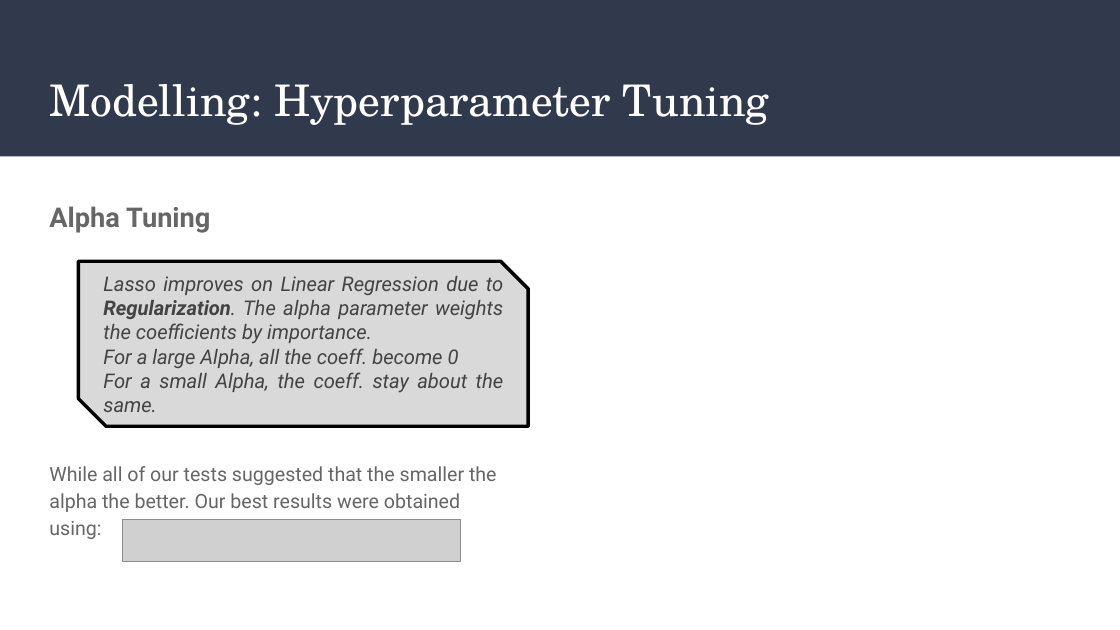
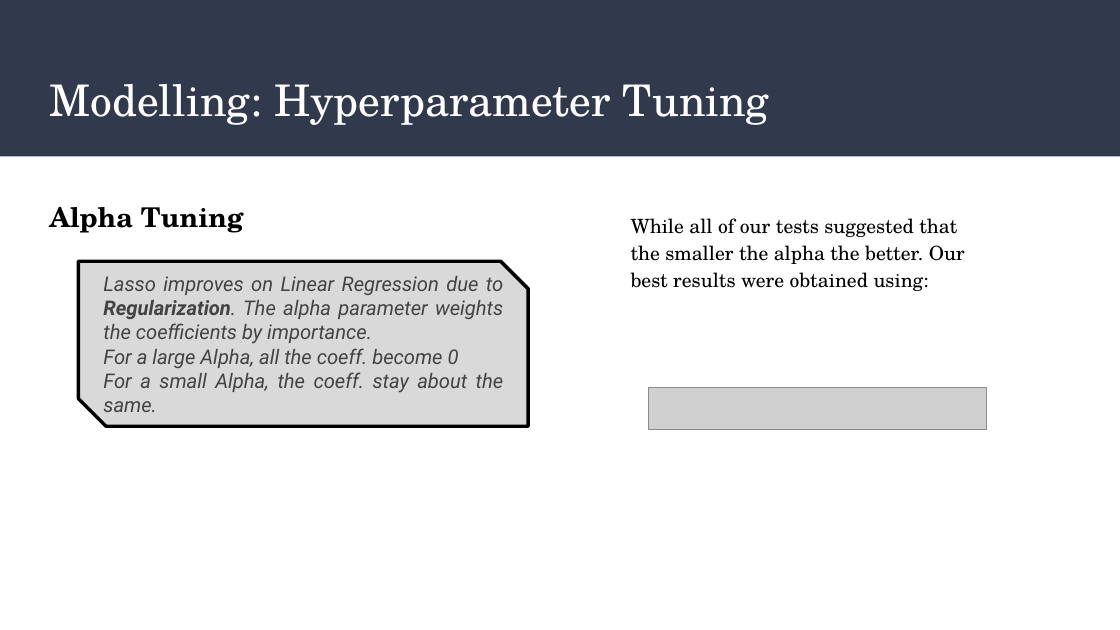
Before and after one commit to saudino480/machina_ex_kaggle, a slide deck: slide 11 of presentation/Machina-Ex-Kaggle Presentation_beta.pptx (slide 10 before the commit). Drawn at 1120x630 pixels with LibreOffice and Linux fonts; fonts in the diff are those of the drawing; grey boxes stand for pictures. Boxes give left, top, right and bottom in pixels: in the first picture for what was removed or moved away, otherwise in the second. Text is boxed around its words. In the diff, an @@ line names an element or a change of style, - is before the commit and + after.

```diff
--- a/presentation/Machina-Ex-Kaggle Presentation_beta.pptx
+++ b/presentation/Machina-Ex-Kaggle Presentation_beta.pptx
@@ text at (x1=49, y1=206, x2=210, y2=233): paragraph removed @@
-Alpha Tuning
@@ text added at (x1=49, y1=207, x2=244, y2=233), 17.4 pt, text #000000, bold @@
+Alpha Tuning
@@ text "While all of our tests ..." moved from (x1=49, y1=206, x2=497, y2=539) to (x1=631, y1=218, x2=965, y2=291) @@
@@ text "While all of our tests ..." at (x1=631, y1=218, x2=965, y2=291): font Roboto to TeX Gyre Schola, text colour #666666 to #000000 @@
@@ picture moved from (x1=122, y1=520, x2=460, y2=562) to (x1=648, y1=388, x2=987, y2=430) @@
```
Also in this commit, not shown: 11 other slides changed, 1 slide added, 2 other files.
